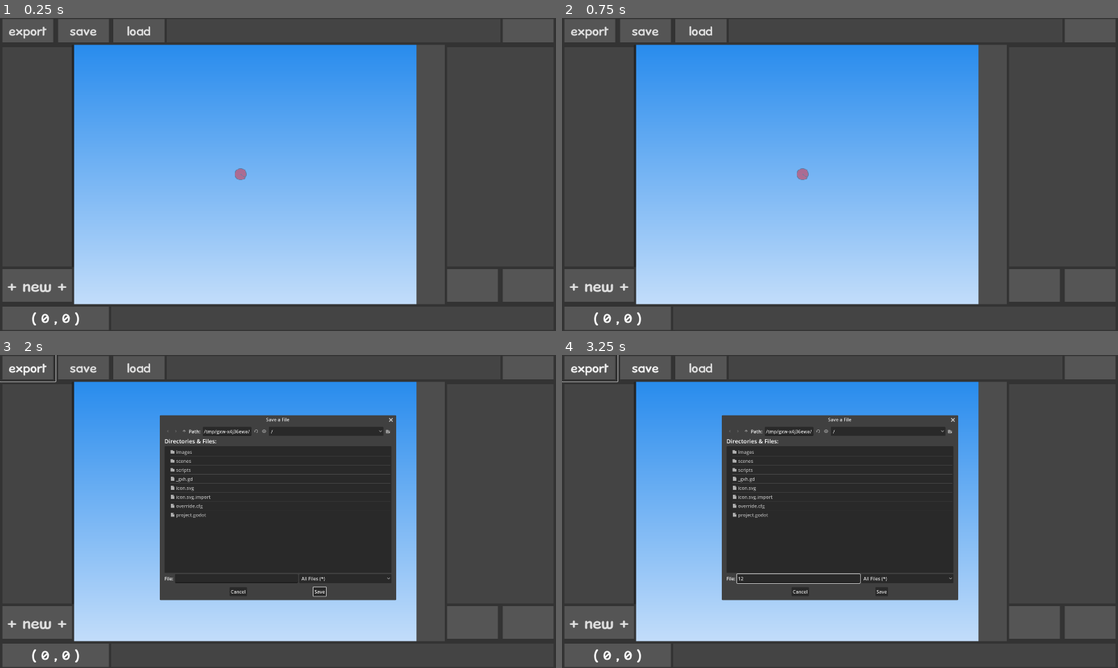
Above: before the commit, frames 1-4 (two rows, left to right).
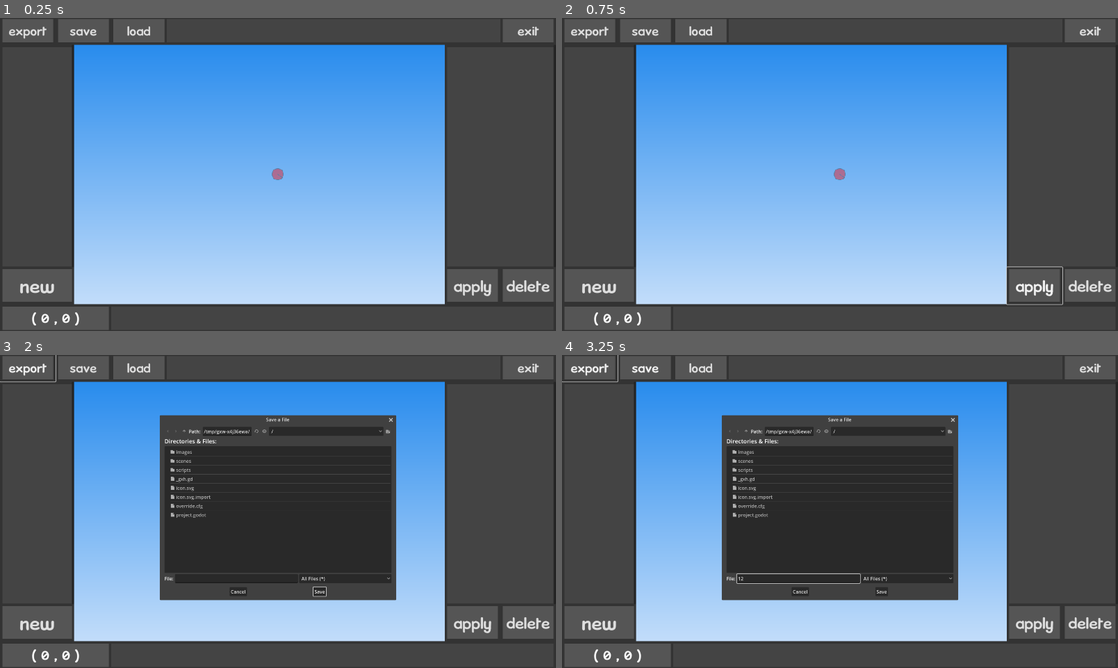
Above: after the commit, the same moments.

Repository: beatrixwashere/RedBallMakerPlus
Game: Godot game, scene res://scenes/main.tscn
Same seed, same stepped clock (60 frames per second), same inputs: the game is played once before the commit and once after it.
Inputs (mouse positions are in pixels of both pictures, inside the frame that each line leads up to):
- Up to frame 1 (0.25 s): no input
- Up to frame 2 (0.75 s): click (1034, 287) at 0.5 s, where only the run after the commit has a clickable "apply"
- Up to frame 3 (2 s): click "export" at 1.25 s
- Up to frame 4 (3.25 s): click (801, 577) at 2.02 s; type "12" at 2.1 s; click "save" at 2.75 s

The runs differ from the first frame. In frame 1, 4.9% of the frame differs, in the area x 1-99%, y 2-92%; in frame 2, 5.0%; in frame 3, 4.8%; in frame 4, 4.8%.
Error after the commit: Out of bounds get index '-1' (on base: 'Dictionary') (res://scripts/main.gd:131)

Commit message:
a whole lot of changes i'm too lazy to document
mostly property editing

Diff:
--- a/scenes/main.tscn
+++ b/scenes/main.tscn
@@ -19,8 +19,8 @@
 
 [node name="bg" type="Sprite2D" parent="ui"]
 z_index = -100
-position = Vector2(-128, -2.28882e-05)
-scale = Vector2(1.61917, 1.59734)
+position = Vector2(-63.9992, -2.28882e-05)
+scale = Vector2(1.78961, 1.59734)
 texture = ExtResource("1_iag8v")
 
 [node name="layout" type="Sprite2D" parent="ui"]
@@ -32,7 +32,6 @@
 [node name="rbref" type="Sprite2D" parent="ui"]
 self_modulate = Color(1, 1, 1, 0.4)
 texture_filter = 1
-position = Vector2(-128, 0)
 scale = Vector2(2, 2)
 texture = ExtResource("4_o1pps")
 
@@ -41,10 +40,45 @@
 [node name="obj_edit" type="Control" parent="ui/menus"]
 layout_mode = 3
 anchors_preset = 0
-offset_left = 448.0
+offset_left = 576.0
 offset_top = -448.0
 offset_right = 960.0
-offset_bottom = 448.0
+offset_bottom = 320.0
+
+[node name="container" type="ScrollContainer" parent="ui/menus/obj_edit"]
+layout_mode = 0
+offset_right = 384.0
+offset_bottom = 768.0
+vertical_scroll_mode = 2
+
+[node name="editlist" type="VBoxContainer" parent="ui/menus/obj_edit/container"]
+unique_name_in_owner = true
+layout_mode = 2
+theme_override_constants/separation = 96
+
+[node name="scrollfix" type="Control" parent="ui/menus/obj_edit/container/editlist"]
+layout_mode = 2
+
+[node name="apply_edits" type="Button" parent="ui/menus/obj_edit"]
+layout_mode = 0
+offset_top = 768.0
+offset_right = 192.0
+offset_bottom = 896.0
+theme_override_fonts/font = ExtResource("4_efxvl")
+theme_override_font_sizes/font_size = 50
+text = "apply"
+flat = true
+
+[node name="delete_block" type="Button" parent="ui/menus/obj_edit"]
+layout_mode = 0
+offset_left = 192.0
+offset_top = 768.0
+offset_right = 384.0
+offset_bottom = 896.0
+theme_override_fonts/font = ExtResource("4_efxvl")
+theme_override_font_sizes/font_size = 50
+text = "delete"
+flat = true
 
 [node name="obj_list" type="Control" parent="ui/menus"]
 layout_mode = 3
@@ -60,9 +94,13 @@
 offset_bottom = 768.0
 vertical_scroll_mode = 2
 
-[node name="list" type="VBoxContainer" parent="ui/menus/obj_list/container"]
+[node name="blocklist" type="VBoxContainer" parent="ui/menus/obj_list/container"]
+unique_name_in_owner = true
 layout_mode = 2
 theme_override_constants/separation = 64
+
+[node name="scrollfix" type="Control" parent="ui/menus/obj_list/container/blocklist"]
+layout_mode = 2
 
 [node name="new_block" type="Button" parent="ui/menus/obj_list"]
 layout_mode = 0
@@ -70,8 +108,8 @@
 offset_right = 256.0
 offset_bottom = 896.0
 theme_override_fonts/font = ExtResource("4_efxvl")
-theme_override_font_sizes/font_size = 50
-text = "+ new +"
+theme_override_font_sizes/font_size = 60
+text = "new"
 flat = true
 
 [node name="row_options" type="Control" parent="ui/menus"]
@@ -111,6 +149,16 @@
 text = "load"
 flat = true
 
+[node name="exit_app" type="Button" parent="ui/menus/row_options"]
+layout_mode = 0
+offset_left = 1728.0
+offset_right = 1920.0
+offset_bottom = 96.0
+theme_override_fonts/font = ExtResource("4_efxvl")
+theme_override_font_sizes/font_size = 40
+text = "exit"
+flat = true
+
 [node name="row_info" type="Control" parent="ui/menus"]
 layout_mode = 3
 anchors_preset = 0
@@ -141,7 +189,9 @@
 file_mode = 0
 access = 2
 
+[connection signal="button_down" from="ui/menus/obj_edit/apply_edits" to="." method="apply_edits"]
 [connection signal="button_down" from="ui/menus/obj_list/new_block" to="." method="new_block"]
 [connection signal="button_down" from="ui/menus/row_options/export_level" to="." method="select_file" binds= ["e_level"]]
 [connection signal="button_down" from="ui/menus/row_options/export_save" to="." method="select_file" binds= ["e_save"]]
 [connection signal="button_down" from="ui/menus/row_options/import_save" to="." method="select_file" binds= ["i_save"]]
+[connection signal="button_down" from="ui/menus/row_options/exit_app" to="." method="exit_app"]
--- a/scripts/block.gd
+++ b/scripts/block.gd
@@ -6,7 +6,7 @@
 # data
 var type:String = "b"
 var name:String = "0"
-var behavior:String = "n"
+var flags:String = ""
 var mass:float = 0
 var friction:float = 1
 var restitution:float = 0.2
@@ -15,10 +15,12 @@
 var fill:Color = Color(0,0,0,1)
 # TODO: add textures
 var outline:Color = Color(0,0,0,1)
+var levelobj:Node
+var listobj:Node
 # encode into level format
 func encode_level()->String:
 	var output:String = ""
-	output += type+"_"+name+","+behavior+","+str(mass)+","+str(friction)+","+str(restitution)+":"+shape+","
+	output += type+"_"+name+","+flags+","+str(mass)+","+str(friction)+","+str(restitution)+":"+shape+","
 	for i in polygon: output += str(i.x)+","+str(i.y)+","
 	output = output.erase(output.length()-1)
 	output += ":0x"+fill.to_html(false)+",1:1,0x"+outline.to_html(false)+"|"
@@ -28,7 +30,7 @@
 	# TODO: reduce size to the following comments
 	file.store_pascal_string(type) # store_8
 	file.store_pascal_string(name)
-	file.store_pascal_string(behavior) # store_8
+	file.store_pascal_string(flags) # store_8
 	file.store_float(mass)
 	file.store_float(friction)
 	file.store_float(restitution)
@@ -41,7 +43,7 @@
 	# TODO: reduce size to the following comments
 	type = file.get_pascal_string() # store_8
 	name = file.get_pascal_string()
-	behavior = file.get_pascal_string() # store_8
+	flags = file.get_pascal_string() # store_8
 	mass = file.get_float()
 	friction = file.get_float()
 	restitution = file.get_float()
--- a/scripts/main.gd
+++ b/scripts/main.gd
@@ -4,12 +4,42 @@
 extends Node
 #region variables
 # level
-var level_blocks:Array[Block]
+var level_blocks:Dictionary
+var level_nidx:int = 0
+var level_selection:int = -1
 # ui input
 var is_moving_scene:bool = false
 #endregion
 # handles input
 func _input(event:InputEvent)->void:
+	# keyboard
+	if event is InputEventKey && level_selection == -1:
+		match event.keycode:
+			KEY_W:
+				%ui.position.y -= 15/$ui.zoom.x
+			KEY_A:
+				%ui.position.x -= 15/$ui.zoom.x
+			KEY_S:
+				%ui.position.y += 15/$ui.zoom.x
+			KEY_D:
+				%ui.position.x += 15/$ui.zoom.x
+			KEY_Q:
+				if %ui.zoom.x < 4.99:
+					%ui.zoom += Vector2(0.1,0.1)
+					%ui.scale = Vector2(1,1)/%ui.zoom
+					%ui/rbref.scale = %ui.zoom
+			KEY_E:
+				if %ui.zoom.x > 0.11:
+					%ui.zoom -= Vector2(0.1,0.1)
+					%ui.scale = Vector2(1,1)/%ui.zoom
+					%ui/rbref.scale = %ui.zoom
+			KEY_Z:
+				%ui.position = Vector2(0,0)
+				%ui.zoom = Vector2(2,2)
+				%ui.scale = Vector2(0.5,0.5)
+				%ui/rbref.scale = Vector2(2,2)
+			KEY_1:
+				if event.is_pressed(): new_block()
 	# mouse buttons
 	if event is InputEventMouseButton:
 		match event.button_index:
@@ -20,37 +50,103 @@
 					%ui.zoom += Vector2(0.1,0.1)
 					%ui.scale = Vector2(1,1)/%ui.zoom
 					%ui/rbref.scale = %ui.zoom
-					update_info()
 			MOUSE_BUTTON_WHEEL_DOWN:
 				if event.is_pressed() && %ui.zoom.x > 0.11:
 					%ui.zoom -= Vector2(0.1,0.1)
 					%ui.scale = Vector2(1,1)/%ui.zoom
 					%ui/rbref.scale = %ui.zoom
-					update_info()
 	# mouse motion
 	if event is InputEventMouseMotion:
 		if is_moving_scene:
-			%ui.position -= event.relative*%level.scale.x
-			update_info()
+			%ui.position -= event.relative/%ui.zoom.x
+	update_info()
 # creates a new block in the level
 func new_block()->void:
 	# create and setup block data
 	var n_data:Block = Block.new()
-	n_data.name = str(level_blocks.size())
-	n_data.polygon.append(Vector2(0,0)+(round(%ui.position)-Vector2(64,0)))
-	n_data.polygon.append(Vector2(50,0)+(round(%ui.position)-Vector2(64,0)))
-	n_data.polygon.append(Vector2(50,50)+(round(%ui.position)-Vector2(64,0)))
-	n_data.polygon.append(Vector2(0,50)+(round(%ui.position)-Vector2(64,0)))
-	level_blocks.append(n_data)
+	n_data.name = str(level_nidx)
+	n_data.polygon.append(Vector2(0,0)+round(%ui.position))
+	n_data.polygon.append(Vector2(50,0)+round(%ui.position))
+	n_data.polygon.append(Vector2(50,50)+round(%ui.position))
+	n_data.polygon.append(Vector2(0,50)+round(%ui.position))
 	# add block to scene
 	var n_block_obj:Polygon2D = Polygon2D.new()
 	n_block_obj.set_color(n_data.fill)
 	n_block_obj.set_polygon(n_data.polygon)
 	%level.add_child(n_block_obj)
+	var n_block_outline:Line2D = Line2D.new()
+	n_block_outline.points = n_data.polygon
+	n_block_outline.closed = true
+	n_block_outline.width = 2
+	n_block_outline.default_color = n_data.outline
+	n_block_obj.add_child(n_block_outline)
+	n_data.levelobj = n_block_obj
 	# add block to list
-	var n_block_list:Control = load("res://scenes/objs/list_block.tscn").instantiate() as Control
+	var n_block_list:Control = load("res://scenes/block/list_block.tscn").instantiate() as Control
 	n_block_list.get_node("text").text = n_data.name
-	%ui/menus/obj_list/container/list.add_child(n_block_list)
+	n_block_list.get_node("button").connect("button_down", edit_block.bind(level_nidx))
+	%blocklist.add_child(n_block_list)
+	%blocklist.move_child(n_block_list, \
+	%blocklist.get_child_count()-2)
+	n_data.listobj = n_block_list
+	level_blocks[level_nidx] = n_data
+	level_nidx += 1
+func edit_block(idx:int)->void:
+	close_edits()
+	# helper function for new list
+	var c_edit_obj:Callable = \
+	func c_edit_obj_func(i_name:String, i_type:String, i_var:Variant, i_popup:String = "")->void:
+		var n_edit_obj:Control = load("res://scenes/block/edit_block.tscn").instantiate() as Control
+		n_edit_obj.name = i_name
+		n_edit_obj.get_node("text").text = i_name
+		n_edit_obj.get_node("edit").placeholder_text = i_type
+		n_edit_obj.get_node("edit").text = str(i_var)
+		if i_popup != "":
+			n_edit_obj.get_node("edit").visible = false
+			n_edit_obj.get_node("popup_edit").visible = true
+			n_edit_obj.get_node("popup_edit").connect("button_down", \
+			n_edit_obj.get_node(i_popup).set_visible.bind(true))
+			match i_popup:
+				"popup_color":
+					n_edit_obj.get_node("popup_color/color").color = i_var
+					pass
+		%editlist.add_child(n_edit_obj)
+		%editlist.move_child(n_edit_obj, \
+		%editlist.get_child_count()-2)
+	# setup list
+	# TODO: add rest of variables, especially polygon
+	c_edit_obj.call("name","string",level_blocks[idx].name)
+	c_edit_obj.call("flags","string",level_blocks[idx].flags)
+	c_edit_obj.call("mass","float",level_blocks[idx].mass)
+	c_edit_obj.call("friction","float",level_blocks[idx].friction)
+	c_edit_obj.call("restitution","float",level_blocks[idx].restitution)
+	c_edit_obj.call("fill","",level_blocks[idx].fill,"popup_color")
+	c_edit_obj.call("outline","",level_blocks[idx].outline,"popup_color")
+	# scene obj indicators
+	level_blocks[idx].levelobj.modulate = Color(1,1,1,0.5)
+	level_selection = idx
+# applies block edits
+func apply_edits()->void:
+	# set block data
+	level_blocks[level_selection].name = %editlist.get_node("name/edit").text
+	level_blocks[level_selection].flags = %editlist.get_node("flags/edit").text
+	level_blocks[level_selection].mass = %editlist.get_node("mass/edit").text.to_float()
+	level_blocks[level_selection].friction = %editlist.get_node("friction/edit").text.to_float()
+	level_blocks[level_selection].restitution = %editlist.get_node("restitution/edit").text.to_float()
+	level_blocks[level_selection].fill = %editlist.get_node("fill/popup_color/color").color
+	level_blocks[level_selection].outline = %editlist.get_node("outline/popup_color/color").color
+	# apply data to scene
+	level_blocks[level_selection].levelobj.color = level_blocks[level_selection].fill
+	level_blocks[level_selection].levelobj.get_child(0).default_color = level_blocks[level_selection].outline
+	level_blocks[level_selection].listobj.get_node("text").text = level_blocks[level_selection].name
+	close_edits()
+# removes the edit list
+func close_edits()->void:
+	if level_selection != -1: level_blocks[level_selection].levelobj.modulate = Color(1,1,1,1)
+	for i in %editlist.get_children():
+		%editlist.remove_child(i)
+	%editlist.add_child(Control.new())
+	level_selection = -1
 # opens level export file dialog
 func select_file(option:String)->void:
 	match option:
@@ -68,7 +164,7 @@
 func export_level(filepath:String)->void:
 	# generate level string
 	var export_string:String = ""
-	for i in level_blocks:
+	for i in level_blocks.values():
 		export_string += i.encode_level()
 	# save file
 	var levelfile:FileAccess = FileAccess.open(filepath, FileAccess.WRITE)
@@ -78,7 +174,7 @@
 	# save file
 	var savefile:FileAccess = FileAccess.open(filepath, FileAccess.WRITE)
 	savefile.store_32(level_blocks.size())
-	for i in level_blocks:
+	for i in level_blocks.values():
 		i.save_data(savefile)
 	print("export_save "+filepath)
 # imports the level from an rbmp save
@@ -87,22 +183,35 @@
 	level_blocks.clear()
 	for i in %level.get_children():
 		i.queue_free()
+	level_nidx = 0
 	# load file
 	var savefile:FileAccess = FileAccess.open(filepath, FileAccess.READ)
 	var level_size:int = savefile.get_32()
 	for i in level_size:
 		var n_data:Block = Block.new()
 		n_data.load_data(savefile)
-		level_blocks.append(n_data)
-	# generate scene
-	for i in level_blocks:
 		var n_block_obj:Polygon2D = Polygon2D.new()
-		n_block_obj.set_color(i.fill)
-		n_block_obj.set_polygon(i.polygon)
+		n_block_obj.set_color(n_data.fill)
+		n_block_obj.set_polygon(n_data.polygon)
 		%level.add_child(n_block_obj)
-		var n_block_list:Control = load("res://scenes/objs/list_block.tscn").instantiate() as Control
-		n_block_list.get_node("text").text = i.name
-		%ui/menus/obj_list/container/list.add_child(n_block_list)
+		n_data.levelobj = n_block_obj
+		var n_block_outline:Line2D = Line2D.new()
+		n_block_outline.points = n_data.polygon
+		n_block_outline.closed = true
+		n_block_outline.width = 2
+		n_block_outline.default_color = n_data.outline
+		n_block_obj.add_child(n_block_outline)
+		var n_block_list:Control = load("res://scenes/block/list_block.tscn").instantiate() as Control
+		n_block_list.get_node("text").text = n_data.name
+		%blocklist.add_child(n_block_list)
+		%blocklist.move_child(n_block_list, \
+		%blocklist.get_child_count()-2)
+		n_data.listobj = n_block_list
+		level_blocks[level_nidx] = n_data
+		level_nidx += 1
 # updates row_info text
 func update_info()->void:
 	$ui/menus/row_info/position.text = "( "+str(round(%ui.position.x))+" , "+str(round(%ui.position.y))+" )"
+# closes the application
+func exit_app()->void:
+	get_tree().quit()
